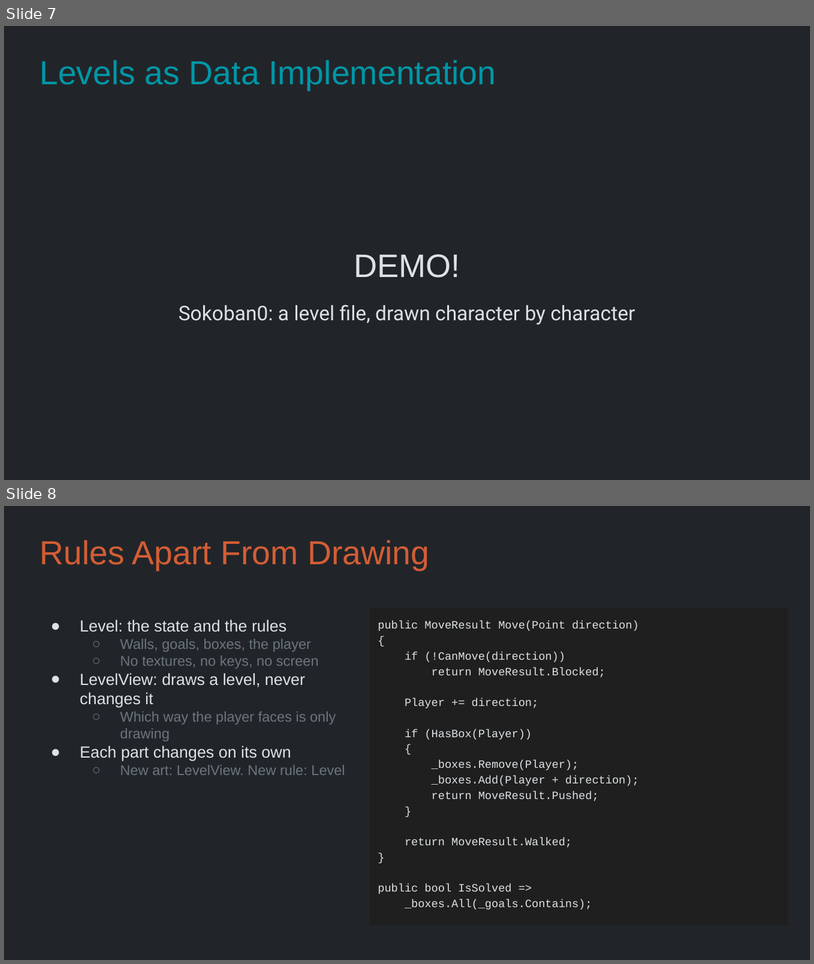
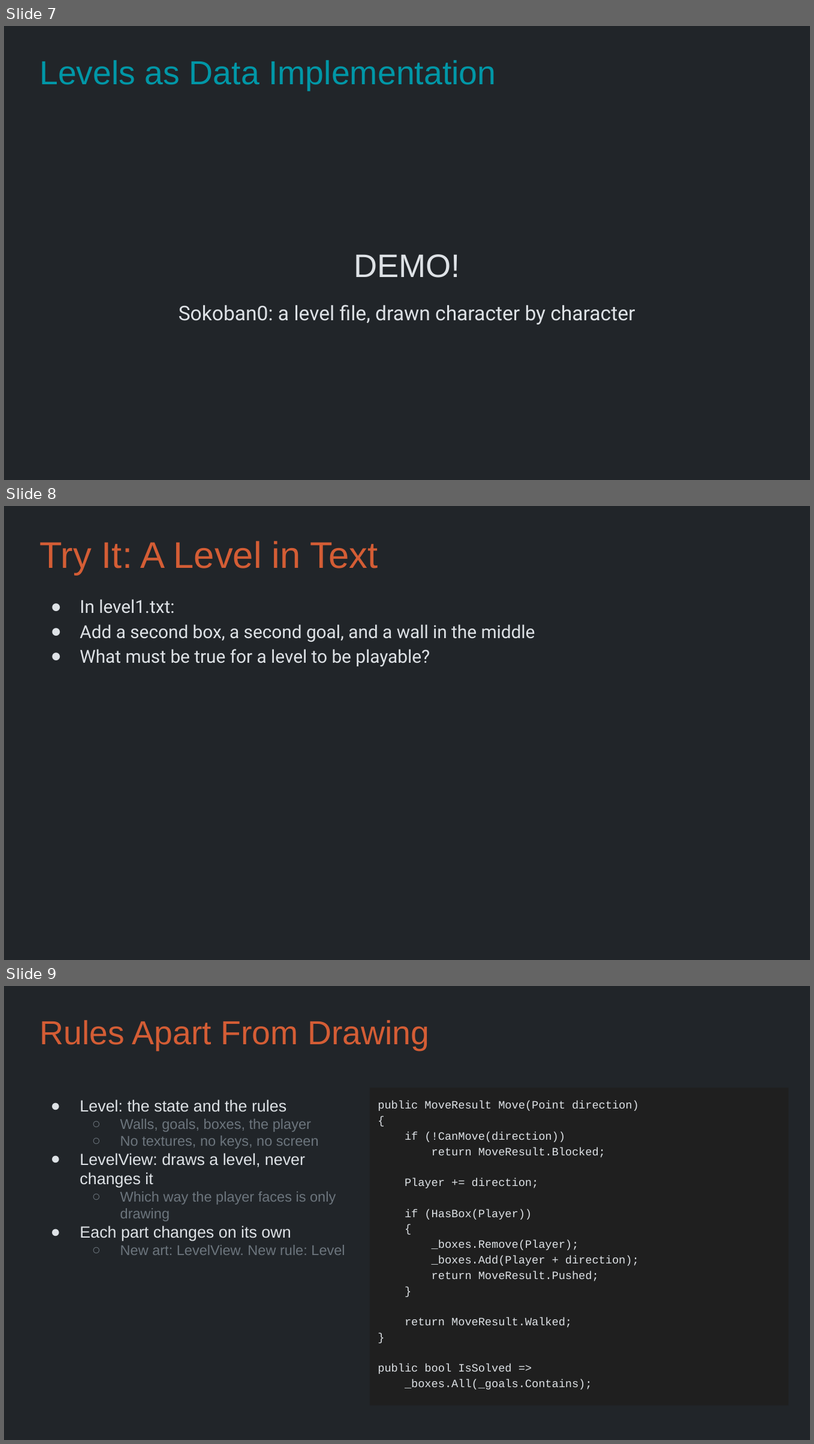
Before and after one commit to Metamate/gar, a slide deck: slides/04 Sokoban.pptx. Shown one above the other, each under a label of ours: slides 7 and 8 before the commit, slides 7, 8 and 9 after it. The pictures are 814x964 and 814x1444 pixels, drawn with LibreOffice and Linux fonts; fonts in the diff are those of the drawing. Boxes give left, top, right and bottom in pixels: in the first picture for what was removed or moved away, otherwise in the second. Text is boxed around its words. In the diff, an @@ line names an element or a change of style, - is before the commit and + after.

```diff
--- a/slides/04 Sokoban.pptx
+++ b/slides/04 Sokoban.pptx
@@ slide 8 added at <box>4,506,810,960</box>, background #212529 @@
@@ title added at <box>39,541,378,575</box>, 33 pt, text #D45D35 @@
+Try It: A Level in Text
@@ text added at <box>80,599,536,667</box>, 16 pt, text #DEE2E6 @@
+● In level1.txt:
+● Add a second box, a second goal, and a wall in the middle
+● What must be true for a level to be playable?
@@ what was slide 8 is now slide 9 @@
```
Also in this commit, not shown: 3 other slides added, 15 other files.
